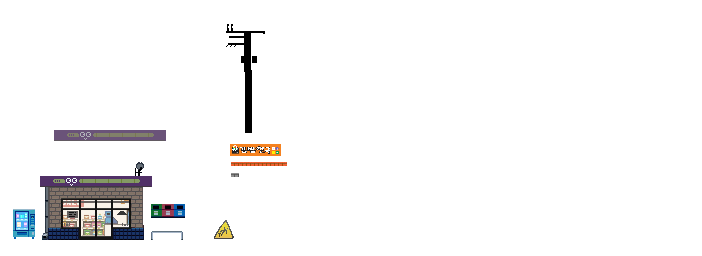
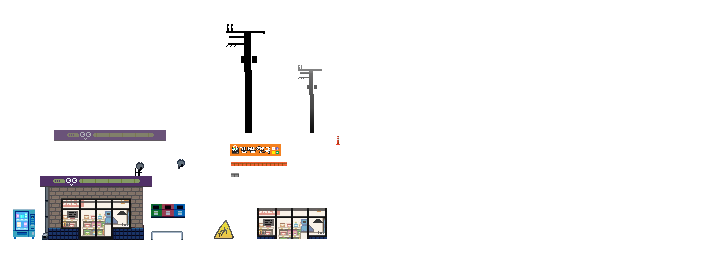
Revision of a layered w=702, h=256 image; what changed, layer by layer:
added layer "작은전신주" above "레이어 27" over (x1=298, y1=65, x2=322, y2=133)
added layer "차선규제봉" above "레이어 26" over (x1=336, y1=136, x2=340, y2=145)
added layer "안테나" above "레이어 28" over (x1=177, y1=159, x2=185, y2=169)
added layer "레이어 28" above "색조/채도 1" over (x1=257, y1=208, x2=327, y2=239)